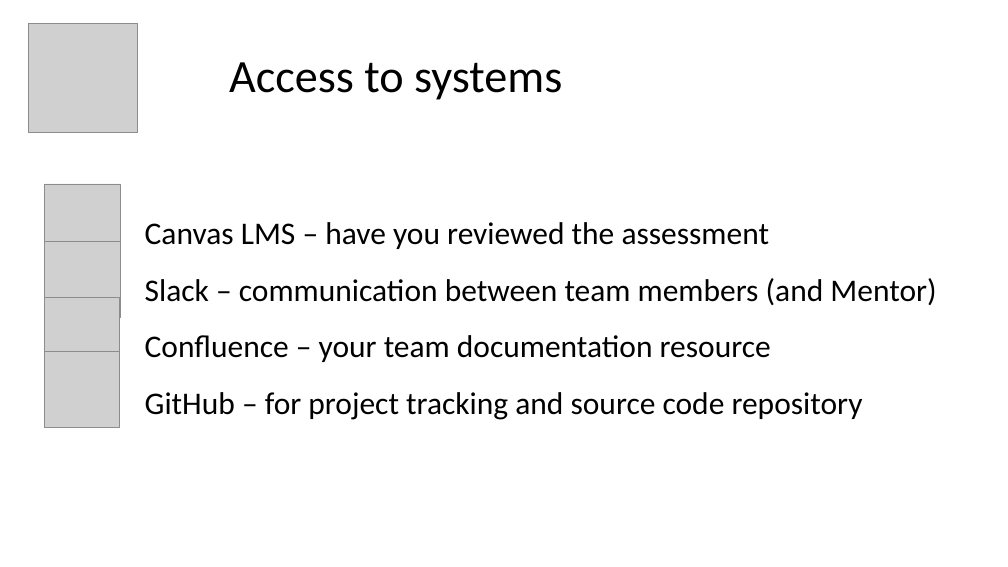
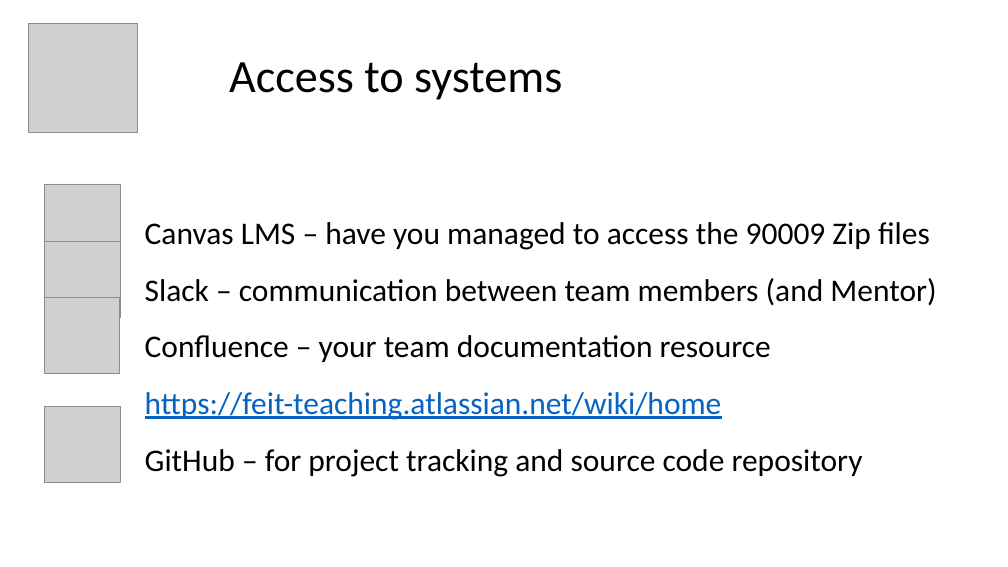
Before and after one commit to paulcalverley/paulcalverley, a slide deck: slide 10 of Week2_2025_VI.pptx. Drawn at 1008x567 pixels with LibreOffice and Linux fonts; fonts in the diff are those of the drawing; grey boxes stand for pictures. Boxes give left, top, right and bottom in pixels: in the first picture for what was removed or moved away, otherwise in the second. Text is boxed around its words. In the diff, an @@ line names an element or a change of style, - is before the commit and + after.

```diff
--- a/Week2_2025_VI.pptx
+++ b/Week2_2025_VI.pptx
@@ text at box(145, 222, 930, 250): text changed @@
-Canvas LMS – have you reviewed the assessment
+Canvas LMS – have you managed to access the 90009 Zip files
@@ picture: place and size @@
-picture at box(44, 352, 119, 427)
+picture at box(45, 407, 120, 482)
@@ text at box(145, 392, 722, 420): paragraph added @@
+https://feit-teaching.atlassian.net/wiki/home
```
Also in this commit, not shown: 4 other slides changed, 1 other file.
